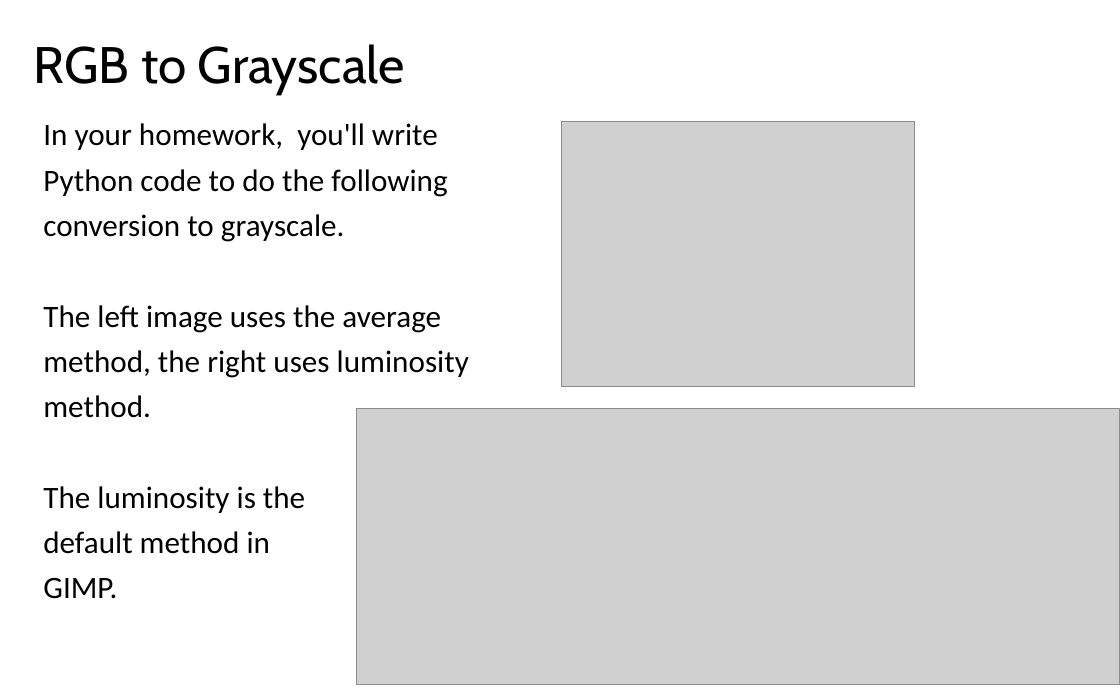
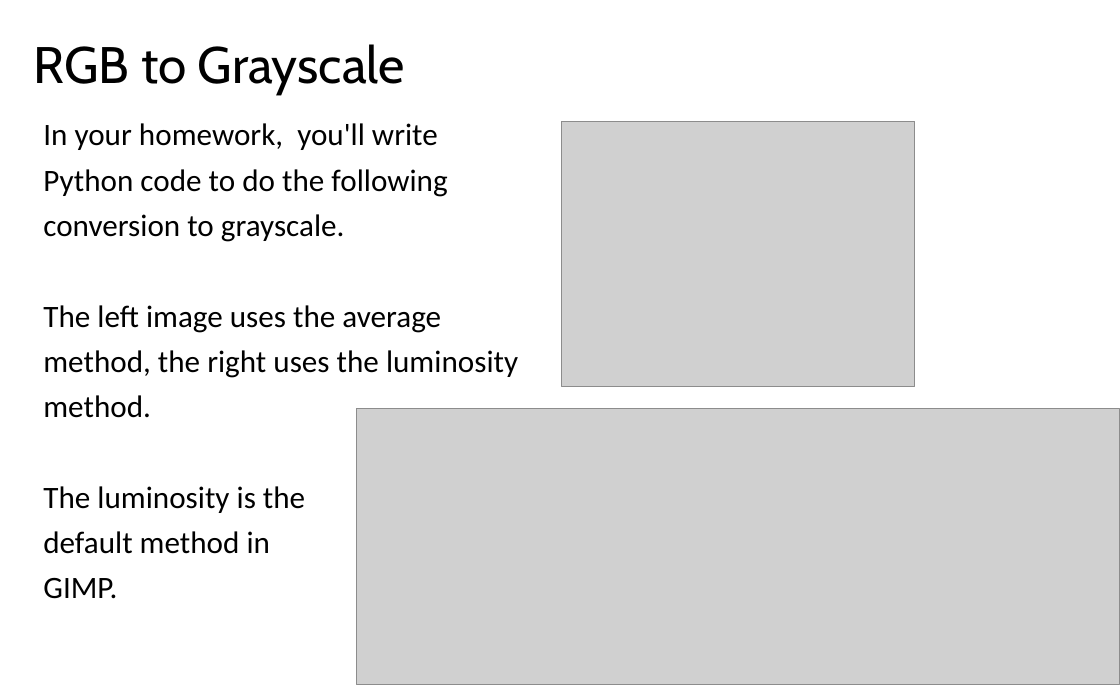
Before and after one commit to LongBaoNguyen/longbaonguyen.github.io, a slide deck: slide 29 of courses/apcsp/lect14.pptx. Drawn at 1120x700 pixels with LibreOffice and Linux fonts; fonts in the diff are those of the drawing; grey boxes stand for pictures. Boxes give left, top, right and bottom in pixels: in the first picture for what was removed or moved away, otherwise in the second. Text is boxed around its words. In the diff, an @@ line names an element or a change of style, - is before the commit and + after.

```diff
--- a/courses/apcsp/lect14.pptx
+++ b/courses/apcsp/lect14.pptx
@@ text at <box>43,350,518,378</box>: text changed @@
-method, the right uses luminosity
+method, the right uses the luminosity
```
Also in this commit, not shown: 4 other slides changed.
